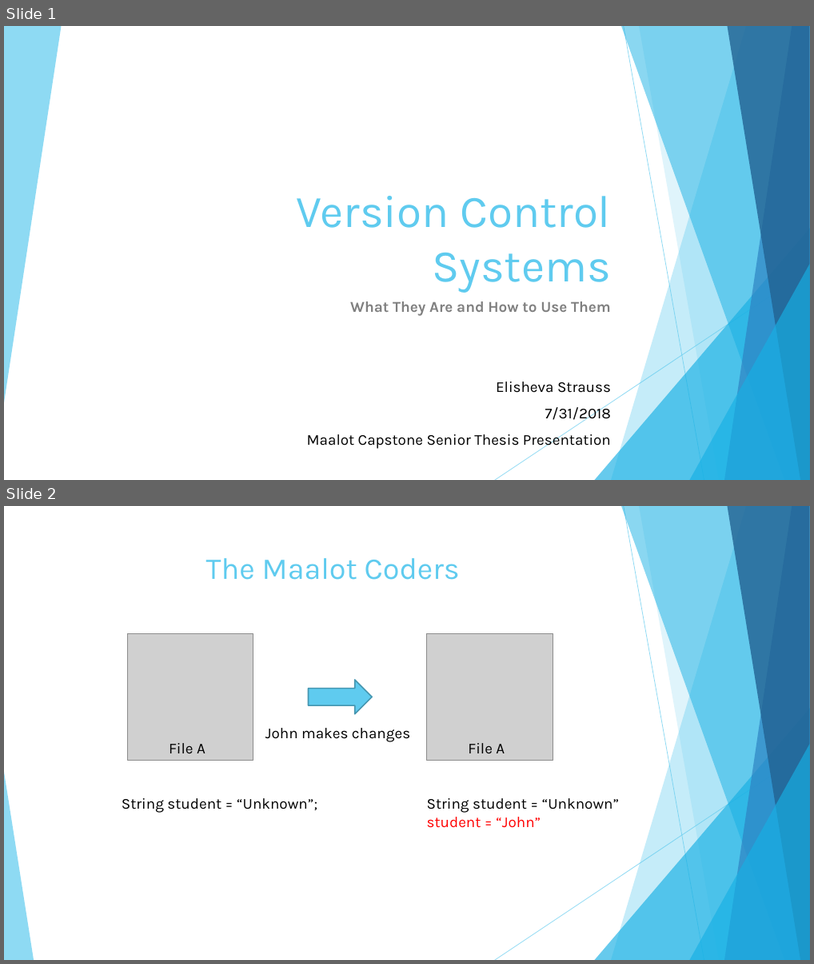
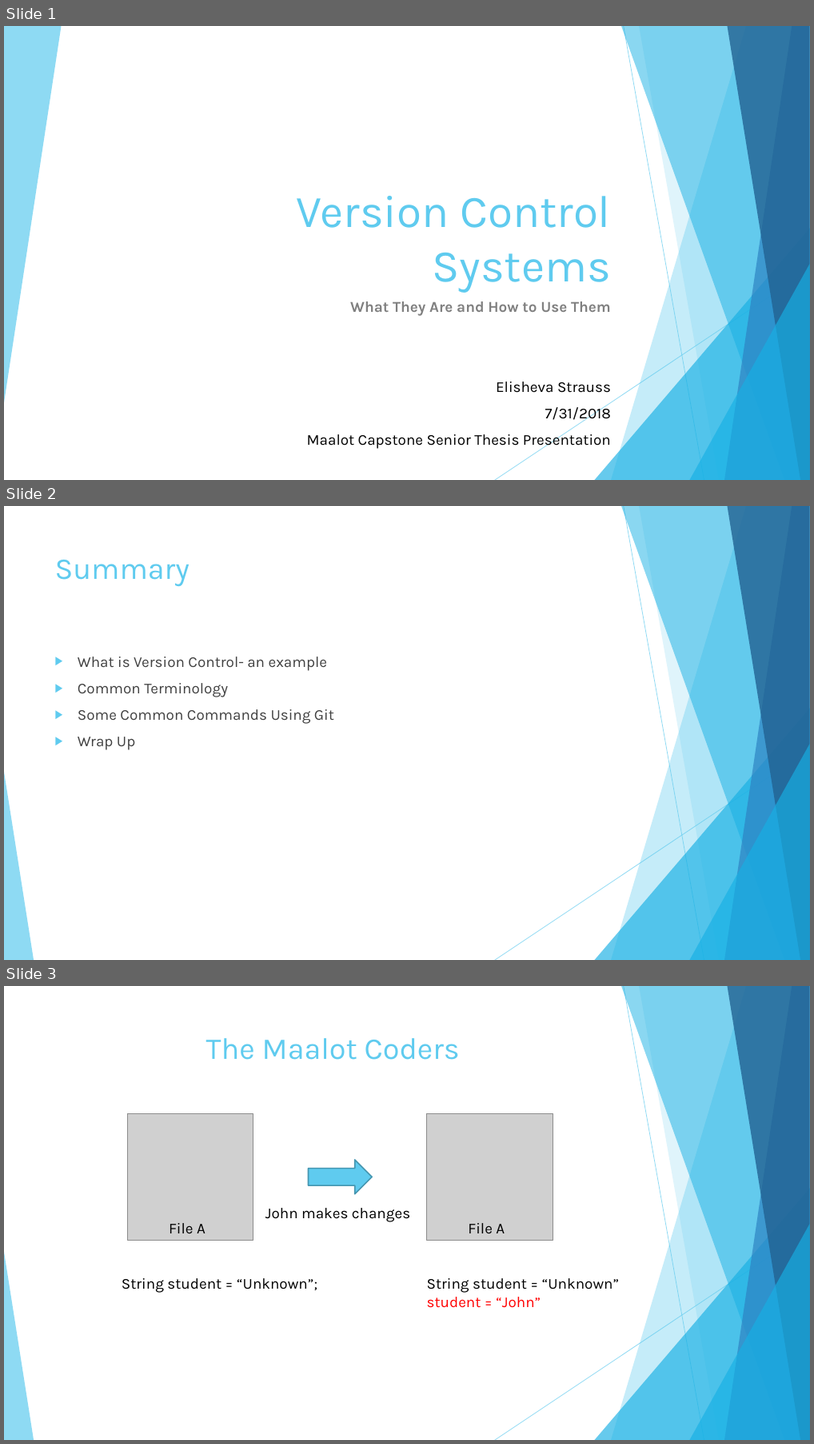
Before and after one commit to elishevastrauss1/VersionControl, a slide deck: Version Control Presentation.pptx. Shown one above the other, each under a label of ours: slides 1 and 2 before the commit, slides 1, 2 and 3 after it. The pictures are 814x964 and 814x1444 pixels, drawn with LibreOffice and Linux fonts; fonts in the diff are those of the drawing; grey boxes stand for pictures. Boxes give left, top, right and bottom in pixels: in the first picture for what was removed or moved away, otherwise in the second. Text is boxed around its words. In the diff, an @@ line names an element or a change of style, - is before the commit and + after.

```diff
--- a/Version Control Presentation.pptx
+++ b/Version Control Presentation.pptx
@@ slide 2 added at <box>4,506,810,960</box>, background #FFFFFF; not listed: 10 template elements that a slide beside it also shows @@
@@ title added at <box>55,560,190,587</box>, 36 pt, text #5FCBEF @@
+Summary
@@ text added at <box>78,656,334,750</box>, 18 pt, text #404040 @@
+▶ What is Version Control- an example
+▶ Common Terminology
+▶ Some Common Commands Using Git
+▶ Wrap Up
@@ what was slide 2 is now slide 3 @@
```
Also in this commit, not shown: 2 slides changed, 4 other slides added, 1 other file.
